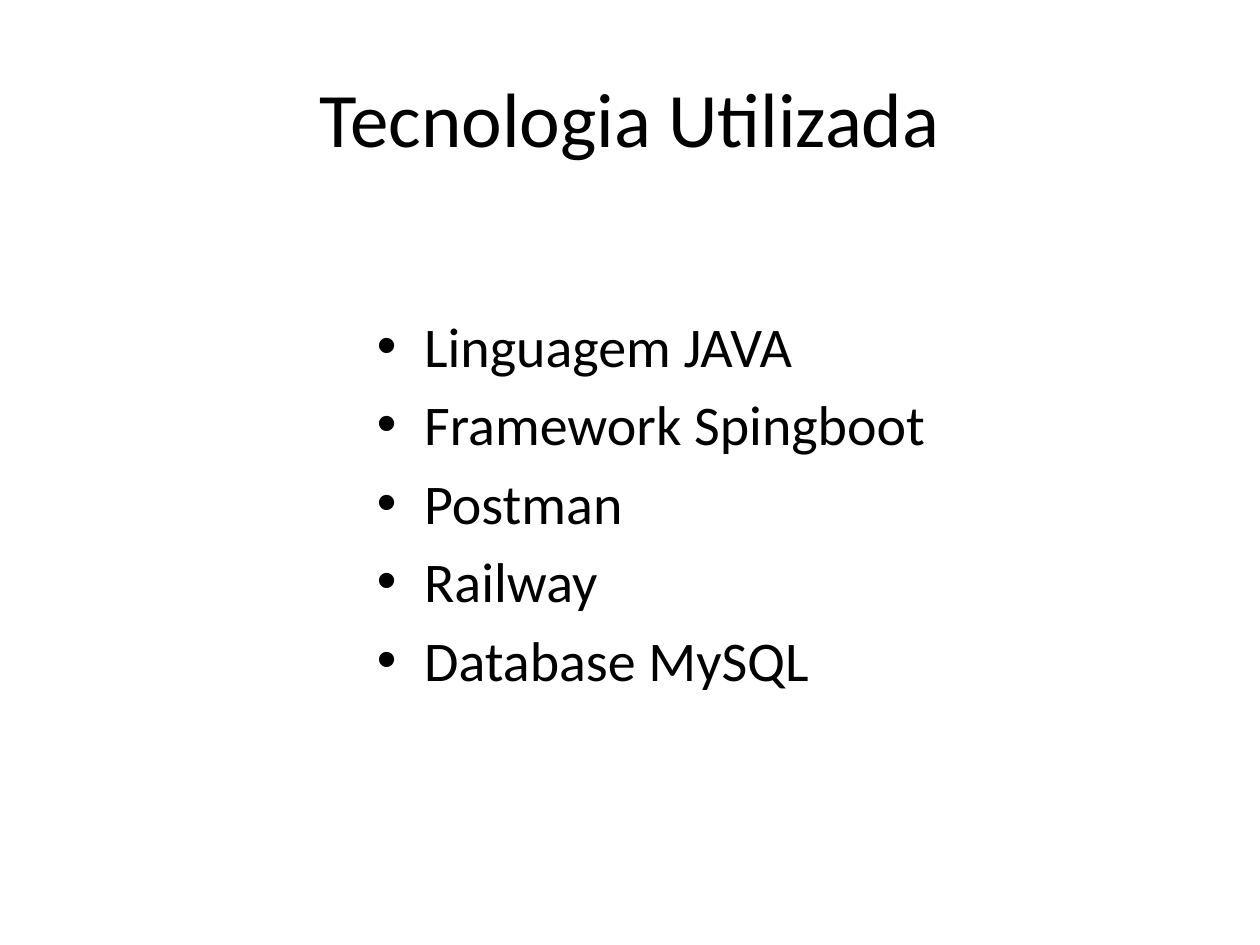
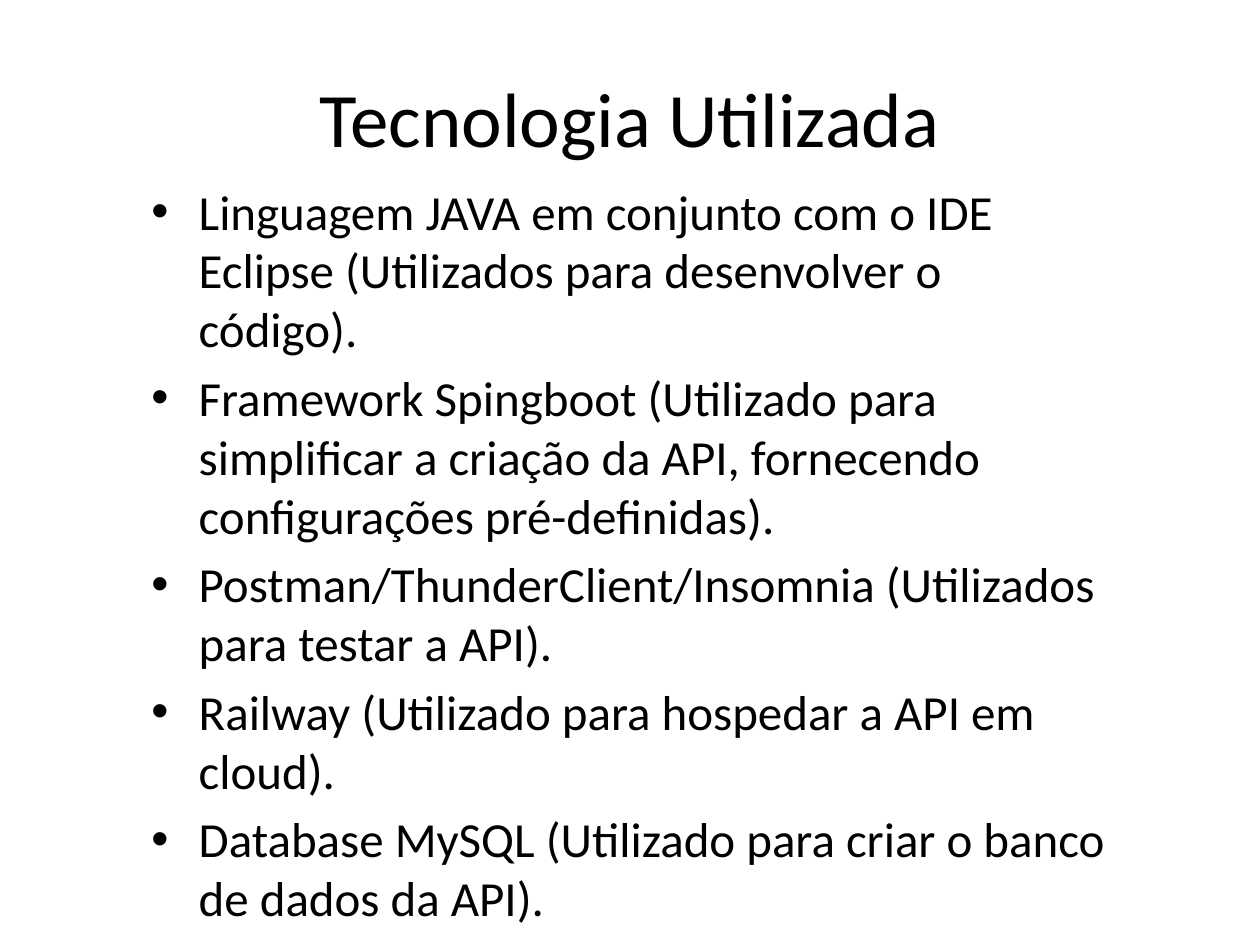
Before and after one commit to danielcordeirofaria/projetoBanco, a slide deck: slide 2 of API Sistema Bancário.pptx. Drawn at 1260x945 pixels with LibreOffice and Linux fonts; fonts in the diff are those of the drawing. Boxes give left, top, right and bottom in pixels: in the first picture for what was removed or moved away, otherwise in the second. Text is boxed around its words. In the diff, an @@ line names an element or a change of style, - is before the commit and + after.

Commit message:
Att Apresentação

```diff
--- a/API Sistema Bancário.pptx
+++ b/API Sistema Bancário.pptx
@@ text at (199, 196, 1104, 865): text changed; size 32 to 28 pt @@
-• Linguagem JAVA
-• Framework Spingboot
-• Postman
-• Railway
-• Database MySQL
+• Linguagem JAVA em conjunto com o IDE Eclipse (Utilizados para desenvolver o código).
+• Framework Spingboot (Utilizado para simplificar a criação da API, fornecendo configurações pré-definidas).
+• Postman/ThunderClient/Insomnia (Utilizados para testar a API).
+• Railway (Utilizado para hospedar a API em cloud).
+• Database MySQL (Utilizado para criar o banco de dados da API).
```
